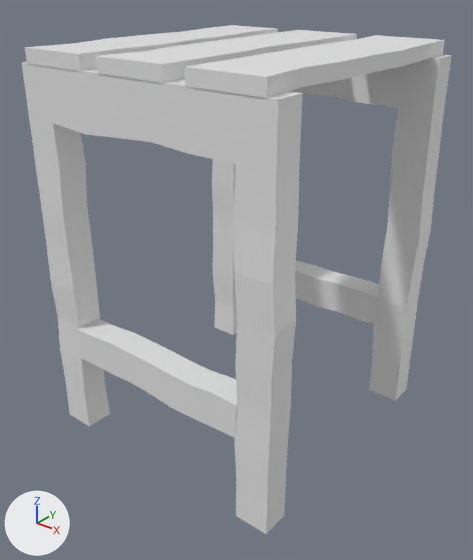
Renders of the glTF model Assets/Wooden platform5.glb from each side of a commit.
Rendered twice from a 50 mm lens placed at (6.99, -9.01, 1.33), pointed at (0.04, -0.31, -4.06). The lights are fixed; the arrows at lower left show +X, +Y and +Z. The picture after the commit comes second. Vertices at exactly the same position are counted once.

Script lines for the objects in view, before the commit:
```python
me_cube_033 = bpy.data.meshes.new('Cube.033')
me_cube_033.from_pydata(...)  # 84 vertices, 156 faces; spans x -2.36..2.44, y -2.58..2.58, z -0.12..0.12
me_cube_034 = bpy.data.meshes.new('Cube.034')
me_cube_034.from_pydata(...)  # 64 vertices, 120 faces; spans x -2.52..2.52, y -2.57..2.57, z -0.5..0.45
me_cube_035 = bpy.data.meshes.new('Cube.035')
me_cube_035.from_pydata(...)  # 72 vertices, 136 faces; spans x -0.35..0.37, y -2.61..2.61, z -3.03..3.03
me_cube_036 = bpy.data.meshes.new('Cube.036')
me_cube_036.from_pydata(...)  # 72 vertices, 136 faces; spans x -0.34..0.35, y -2.59..2.59, z -3.03..3.03
me_cube_037 = bpy.data.meshes.new('Cube.037')
me_cube_037.from_pydata(...)  # 72 vertices, 136 faces; spans x -1.88..1.9, y -2.61..2.61, z -0.37..0.35
ob_cube_021 = bpy.data.objects.new('Cube.021', me_cube_033)
ob_cube_021.location = (-0.05, 0.0, 0.0)
ob_cube_022 = bpy.data.objects.new('Cube.022', me_cube_034)
ob_cube_022.location = (-0.05, 0.0, -0.57)
ob_cube_023 = bpy.data.objects.new('Cube.023', me_cube_035)
ob_cube_023.location = (2.16, 0.0, -4.05)
ob_cube_024 = bpy.data.objects.new('Cube.024', me_cube_036)
ob_cube_024.location = (-2.25, 0.0, -4.05)
ob_cube_025 = bpy.data.objects.new('Cube.025', me_cube_037)
ob_cube_025.location = (-0.06, 0.0, -5.13)
```
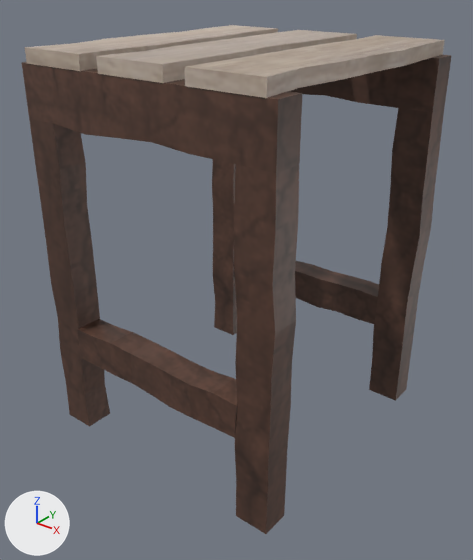
Where the newer file only moved an object's origin or applied its transform, the numbers keep the older frame.

Patch to the scene script:
```diff
--- a/Assets/Wooden platform5.glb.py
+++ b/Assets/Wooden platform5.glb.py
@@ img_atlas_map_nothing @@
+img_atlas_map_nothing = load_image('atlas-map-nothing', '_unpacked/atlas-map-nothing', 2048, 2048, 'sRGB')
@@ mat_material @@
+mat_material = principled_material('Material')
+mat_material.texture = img_atlas_map_nothing
@@ me_cube_033 @@
 me_cube_033.from_pydata(...)  # 84 vertices, 156 faces; spans x -2.36..2.44, y -2.58..2.58, z -0.12..0.12
 # used by ob_cube_021; location = (-0.05, 0.0, 0.0)
+# me_cube_033 part 1: texture (UV) coordinates of 156 of 156 faces, centred in x -2.35..2.42, y -2.58..2.58, z -0.12..0.12, changed; they spanned u 0.12..0.88, v 0.0..1.0 and now span u 0.35..0.52, v 0.42..0.59
+me_cube_033.materials.append(mat_material)  # picture img_atlas_map_nothing
@@ me_cube_034 @@
 me_cube_034.from_pydata(...)  # 64 vertices, 120 faces; spans x -2.52..2.52, y -2.57..2.57, z -0.5..0.45
 # used by ob_cube_022; location = (-0.05, 0.0, -0.57)
+# me_cube_034 part 2: texture (UV) coordinates of 120 of 120 faces, centred in x -2.52..2.52, y -2.57..2.57, z -0.48..0.45, changed; they spanned u 0.12..0.88, v 0.0..1.0 and now span u 0.84..0.98, v 0.66..0.81
+me_cube_034.materials.append(mat_material)  # picture img_atlas_map_nothing
@@ me_cube_035 @@
 me_cube_035.from_pydata(...)  # 72 vertices, 136 faces; spans x -0.35..0.37, y -2.61..2.61, z -3.03..3.03
 # used by ob_cube_023; location = (2.16, 0.0, -4.05)
+# me_cube_035 part 3: texture (UV) coordinates of 136 of 136 faces, centred in x -0.34..0.36, y -2.6..2.6, z -3.03..3.03, changed; they spanned u 0.12..0.88, v 0.0..1.0 and now span u 0.84..0.98, v 0.66..0.8
+me_cube_035.materials.append(mat_material)  # picture img_atlas_map_nothing
@@ me_cube_036 @@
 me_cube_036.from_pydata(...)  # 72 vertices, 136 faces; spans x -0.34..0.35, y -2.59..2.59, z -3.03..3.03
 # used by ob_cube_024; location = (-2.25, 0.0, -4.05)
+# me_cube_036 part 4: texture (UV) coordinates of 136 of 136 faces, centred in x -0.33..0.33, y -2.58..2.58, z -3.03..3.03, changed; they spanned u 0.12..0.88, v 0.0..1.0 and now span u 0.84..0.97, v 0.66..0.81
+me_cube_036.materials.append(mat_material)  # picture img_atlas_map_nothing
@@ me_cube_037 @@
 me_cube_037.from_pydata(...)  # 72 vertices, 136 faces; spans x -1.88..1.9, y -2.61..2.61, z -0.37..0.35
+me_cube_037.materials.append(mat_material)  # picture img_atlas_map_nothing
```

Boxes [x1, y1, x2, y2] around the edits, measured in the pictures (473 x 560 px):
'Cube.023', recoloured, surface changed (white to brown)
    both: [234, 108, 444, 534]
'Cube.022', recoloured, surface changed (white to brown)
    both: [22, 55, 452, 173]
'Cube.021', recoloured, surface changed (white to grey)
    both: [25, 25, 445, 98]
'Cube.024', recoloured, surface changed (white to brown)
    both: [29, 119, 237, 426]
'Cube.025', recoloured (white to brown)
    both: [77, 261, 379, 438]
